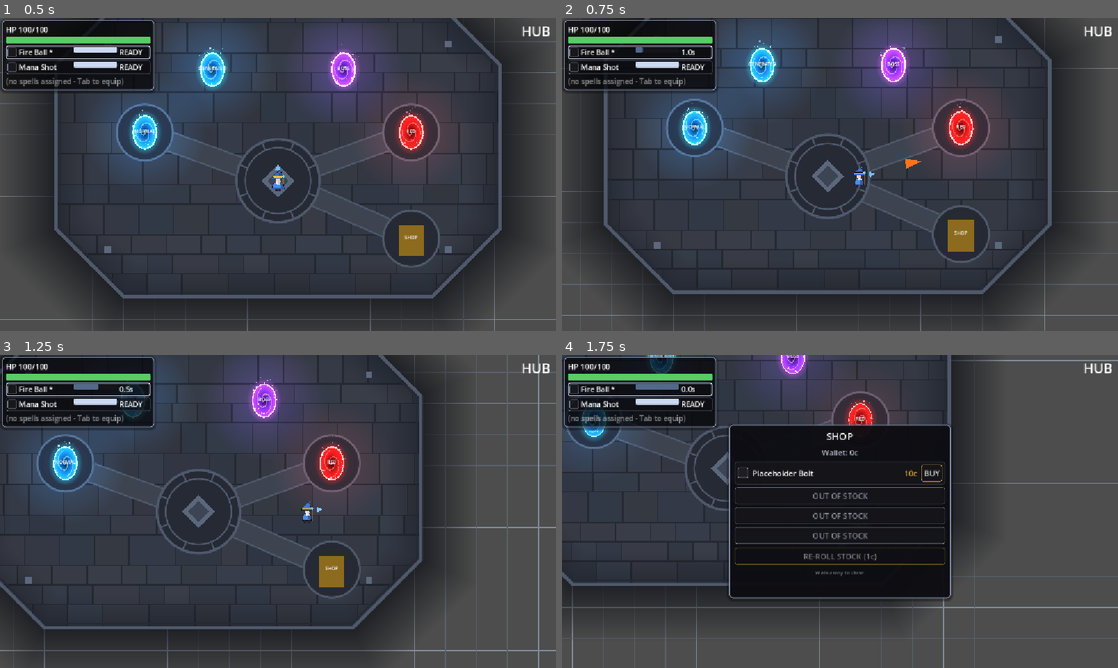
Above: before the commit, frames 1-4 (two rows, left to right).
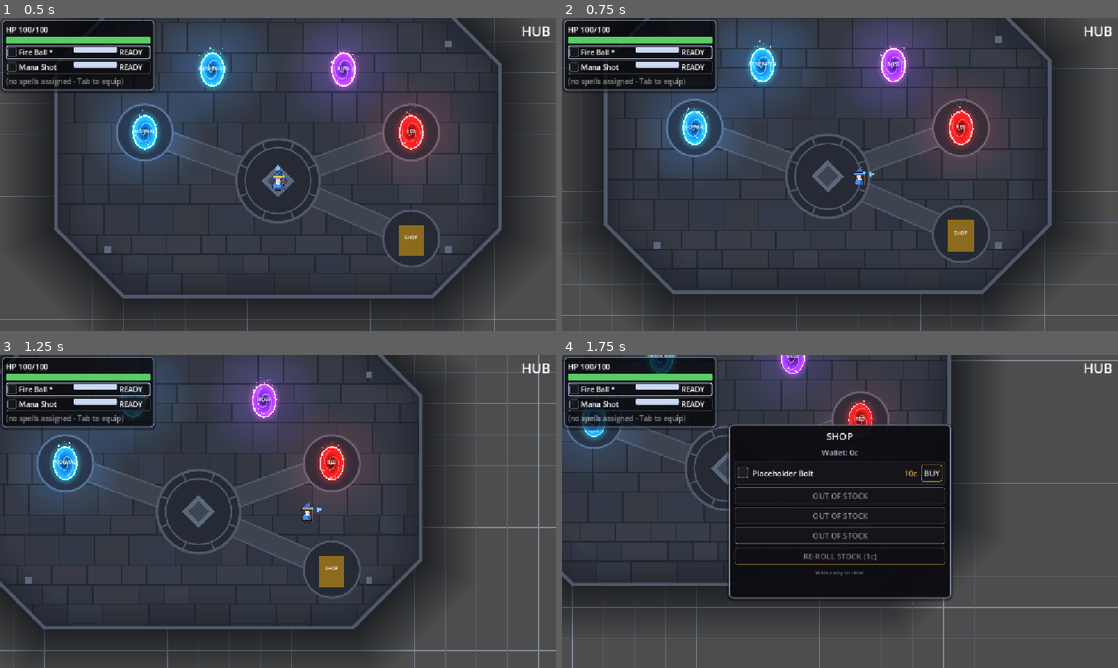
Above: after the commit, the same moments.

Repository: BestestGameStudio/gangU
Game: Godot game, scene res://scenes/main.tscn
Two runs of this game, one before a commit and one after it. Both use one fixed random seed, a clock stepped at 60 frames per second and the inputs below.
Inputs (mouse positions are in pixels of both pictures, inside the frame that each line leads up to):
- Up to frame 1 (0.5 s): no input
- Up to frame 2 (0.75 s): tap Enter at 0.5 s; move the mouse to (962, 158) at 0.52 s; hold D (move_right) from 0.53 s (still down); hold Space (cast) from 0.53 s (still down)
- Up to frame 3 (1.25 s): keep holding D (move_right); keep holding Space (cast)
- Up to frame 4 (1.75 s): move the mouse to (728, 527) at 1.27 s; release D (move_right) at 1.28 s; release Space (cast) at 1.28 s; hold S (move_down) from 1.28 s (still down); tap Space (cast) at 1.35 s

Frame 1 is identical in both runs. In frame 2, 0.2% of the frame differs, in the area x 13-65%, y 9-49%; in frame 3, 0.2%; in frame 4, 0.2%.
Error after the commit: Parse Error: Preload file "res://resources/sprites/spell_projectiles_frames.tres" does not exist. (res://scripts/projectile.gd:23)

Commit message:
Wire supplied sprite art into mapped spell projectiles (visual-only) (#210)

Diff:
--- a/scripts/projectile.gd
+++ b/scripts/projectile.gd
@@ -17,6 +17,18 @@
 ## projectile only. Radius, movement, hits and despawn are untouched, and
 ## projectiles without an override look exactly as before.
 var visual_override: Node2D
+## #210: supplied sprite art replaces the code-drawn Dart/Visual for spells
+## with a mapped animation. Visuals only: radius, movement, hits, despawn and
+## the visual_override hook are untouched; unmapped spells look as before.
+const PROJECTILE_SPRITES: SpriteFrames = preload("res://resources/sprites/spell_projectiles_frames.tres")
+## Cell art is authored ~4x the in-world size at scale 4; radius/16 lands each
+## sprite in the same visual footprint as the radius-scaled code-drawn dart.
+const SPELL_SPRITE_ANIMS: Dictionary = {
+	"Fire Ball": &"flame",
+	"Mana Shot": &"mana",
+	"Placeholder Bolt": &"bolt",
+}
+
 var direction: Vector2 = Vector2.RIGHT
 var source: Node2D ## The caster's owner; never hit by its own projectile.
 var _attacker_modifiers: DamageModifiers
@@ -35,6 +47,7 @@
 
 var _vis_t: float = 0.0
 var _vis_base: Vector2 = Vector2.ONE
+var _sprite: AnimatedSprite2D = null
 
 func setup(p_spell: Spell, p_direction: Vector2, p_source: Node2D) -> void:
 	spell = p_spell
@@ -62,6 +75,27 @@
 		$Visual.visible = false
 		visual_override.name = "VisualOverride"
 		add_child(visual_override)
+	else:
+		_wire_sprite()
+
+## #210: hide the code-drawn visuals and fly the mapped supplied-art
+## animation instead. The root already faces the flight direction and the art
+## is authored pointing +X, so no extra rotation is needed.
+func _wire_sprite() -> void:
+	var anim: StringName = SPELL_SPRITE_ANIMS.get(spell.spell_name, &"")
+	if anim == &"":
+		return
+	_sprite = AnimatedSprite2D.new()
+	_sprite.name = "Sprite"
+	_sprite.sprite_frames = PROJECTILE_SPRITES
+	_sprite.animation = anim
+	_sprite.texture_filter = CanvasItem.TEXTURE_FILTER_NEAREST
+	var sz: float = spell.radius / 16.0
+	_sprite.scale = Vector2(sz, sz)
+	add_child(_sprite)
+	_sprite.play()
+	$Dart.visible = false
+	$Visual.visible = false
 
 func _physics_process(delta: float) -> void:
 	# #37: a HOMING-tagged spell steers BEFORE moving - toward the nearest
@@ -92,6 +126,8 @@
 		queue_free()
 		return
 	# #109: code-drawn cast feel - the diamond spins and pulses while flying.
+	# (#210: kept running even while a supplied-art sprite hides the diamond,
+	# so the feel state stays live if the visual is ever swapped back.)
 	_vis_t += delta
 	$Visual.rotation += SPIN_RATE * delta
 	var pulse: float = 1.0 + PULSE_AMP * sin(_vis_t * PULSE_RATE)
